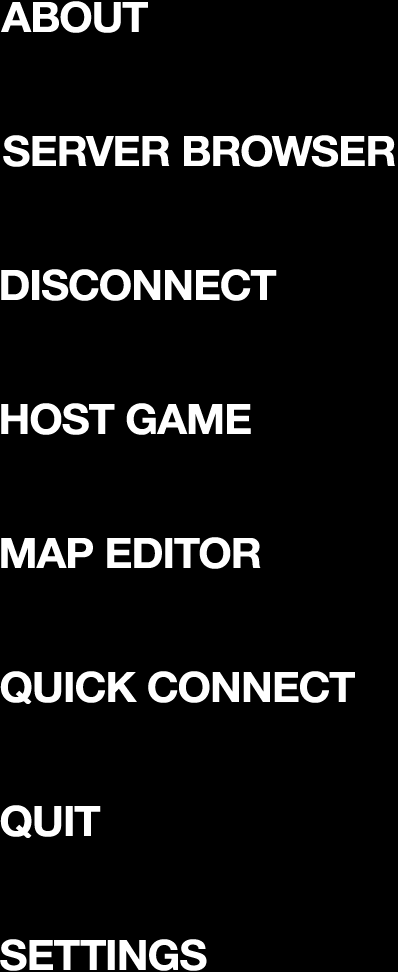
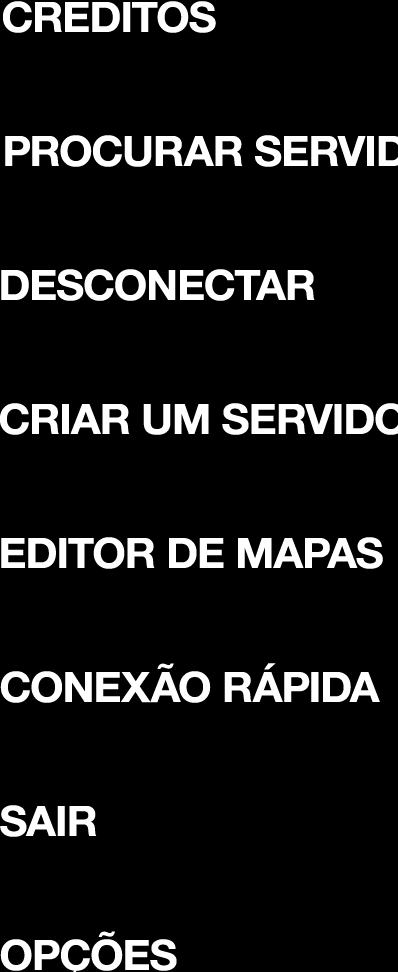
Layer changes from the first 398×972 image to the second:
renamed "ABOUT" to "CRÉDITOS", painted on it over bbox(1, 1, 216, 33)
renamed "SERVER BROWSER" to "PROCURAR SERVIDOR", painted on it over bbox(3, 135, 398, 167)
renamed "DISCONNECT" to "DESCONECTAR", painted on it over bbox(39, 269, 315, 301)
renamed "HOST GAME" to "CRIAR UM SERVIDOR", painted on it over bbox(0, 403, 398, 435)
renamed "MAP EDITOR" to "EDITOR DE MAPAS", painted on it over bbox(7, 537, 383, 569)
renamed "QUICK CONNECT" to "CONEXÃO RÁPIDA", painted on it over bbox(15, 663, 380, 704)
renamed "QUIT" to "SAIR", painted on it over bbox(0, 805, 101, 838)
renamed "SETTINGS" to "OPÇÕES", painted on it over bbox(0, 931, 207, 972)
